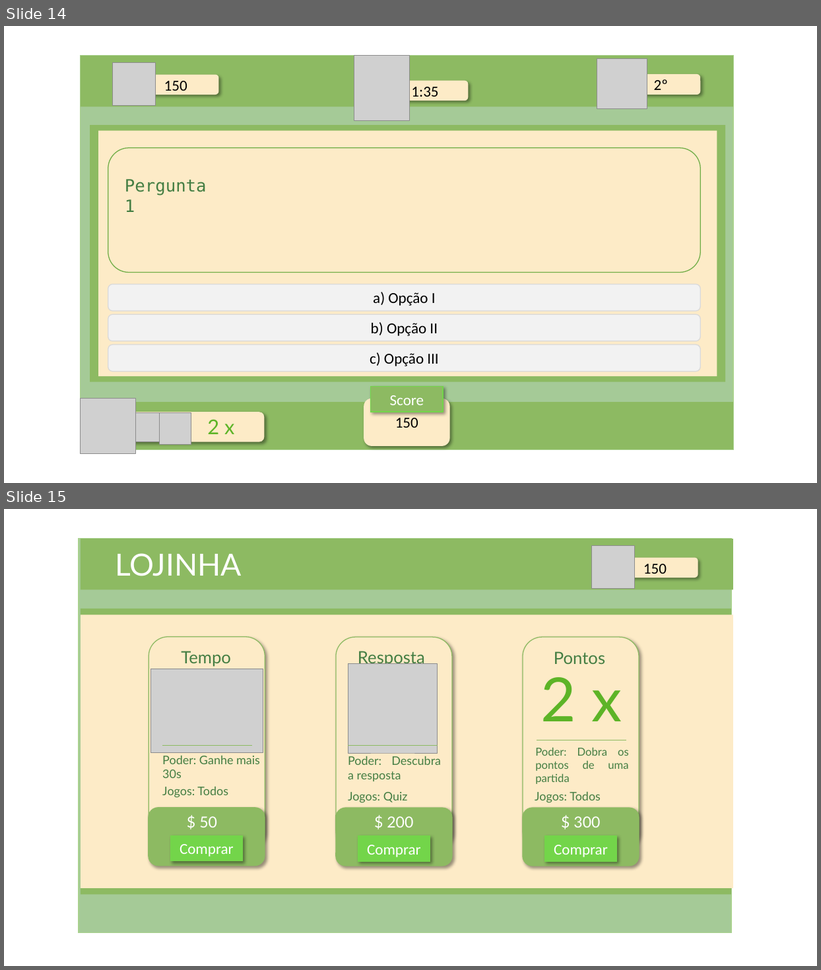
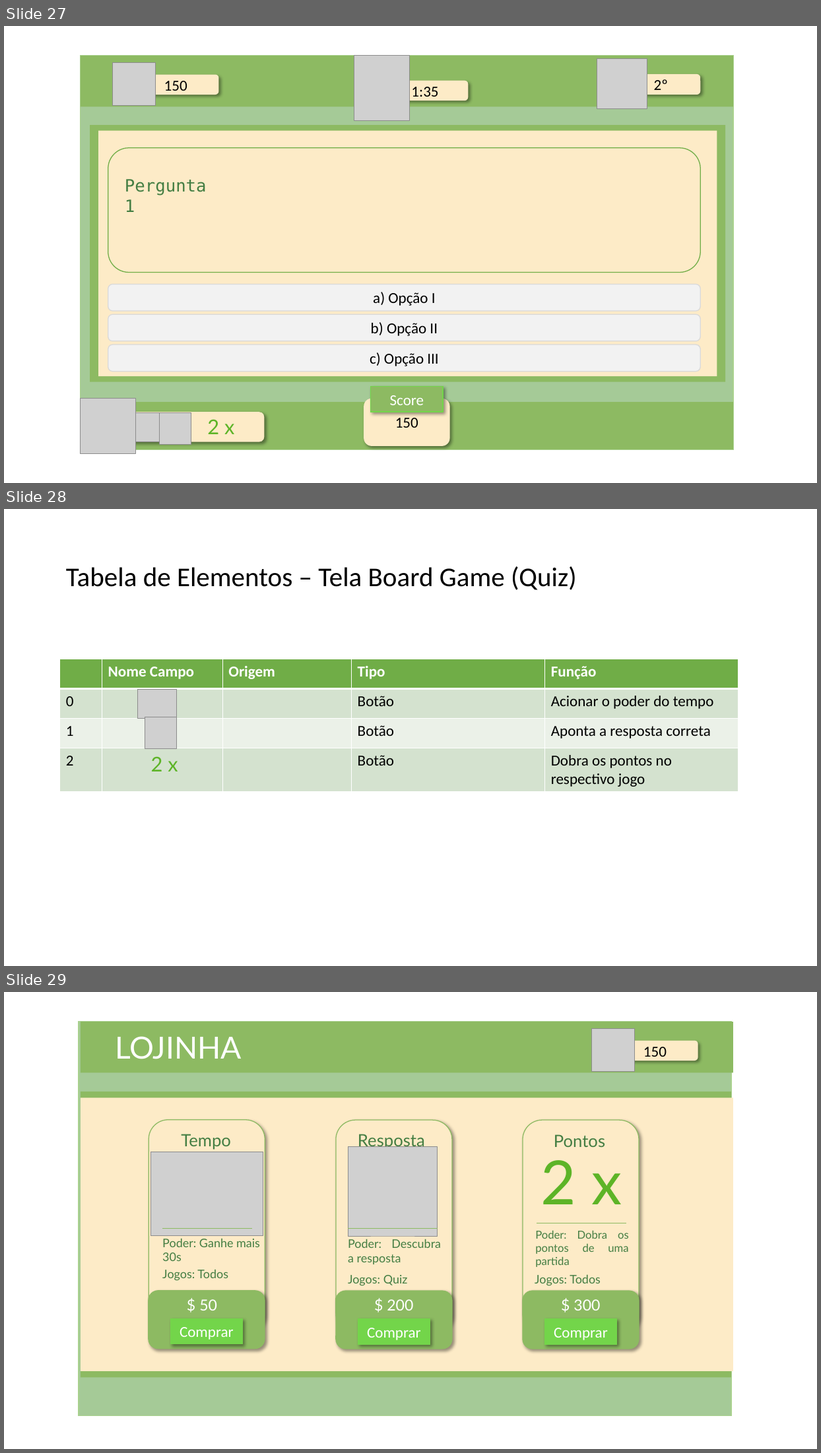
Before and after one commit to NathanReis/FTT-Recicla, a slide deck: DocumentacaoProjeto/Protótipo_Visual.pptx. Shown one above the other, each under a label of ours: slides 14 and 15 before the commit, slides 27, 28 and 29 after it. The pictures are 821x970 and 821x1453 pixels, drawn with LibreOffice and Linux fonts; fonts in the diff are those of the drawing; grey boxes stand for pictures. Boxes give left, top, right and bottom in pixels: in the first picture for what was removed or moved away, otherwise in the second. Text is boxed around its words. In the diff, an @@ line names an element or a change of style, - is before the commit and + after.

Commit message:
Adicionando a tela de acesso a tela do aluno e criando as tabela de elementos das telas

```diff
--- a/DocumentacaoProjeto/Protótipo_Visual.pptx
+++ b/DocumentacaoProjeto/Protótipo_Visual.pptx
@@ slide 28 added at box(4, 509, 817, 966), background #FFFFFF @@
@@ title added at box(66, 566, 577, 590), 32 pt, text #000000 @@
+Tabela de Elementos – Tela Board Game (Quiz)
@@ table added at box(60, 659, 739, 791), 4 rows, 5 columns @@
+ | Nome Campo | Origem | Tipo | Função
+0 |  |  | Botão | Acionar o poder do tempo
+1 |  |  | Botão | Aponta a resposta correta
+2 |  |  | Botão | Dobra os pontos no respectivo jogo
@@ picture added at box(137, 690, 177, 719) @@
@@ picture added at box(145, 717, 177, 749) @@
@@ text added at box(151, 757, 178, 772), 24 pt, text #5DB427 @@
+2 x
@@ what was slide 14 is now slide 27 @@
@@ what was slide 15 is now slide 29 @@
```
Also in this commit, not shown: 3 slides changed, 18 other slides added, 1 other file.
